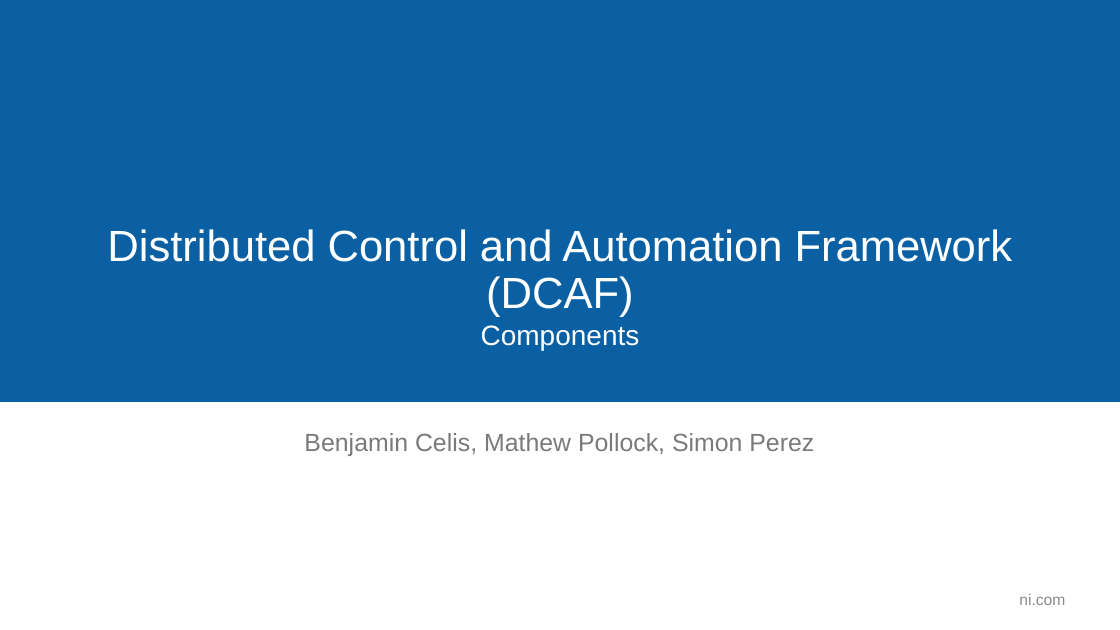
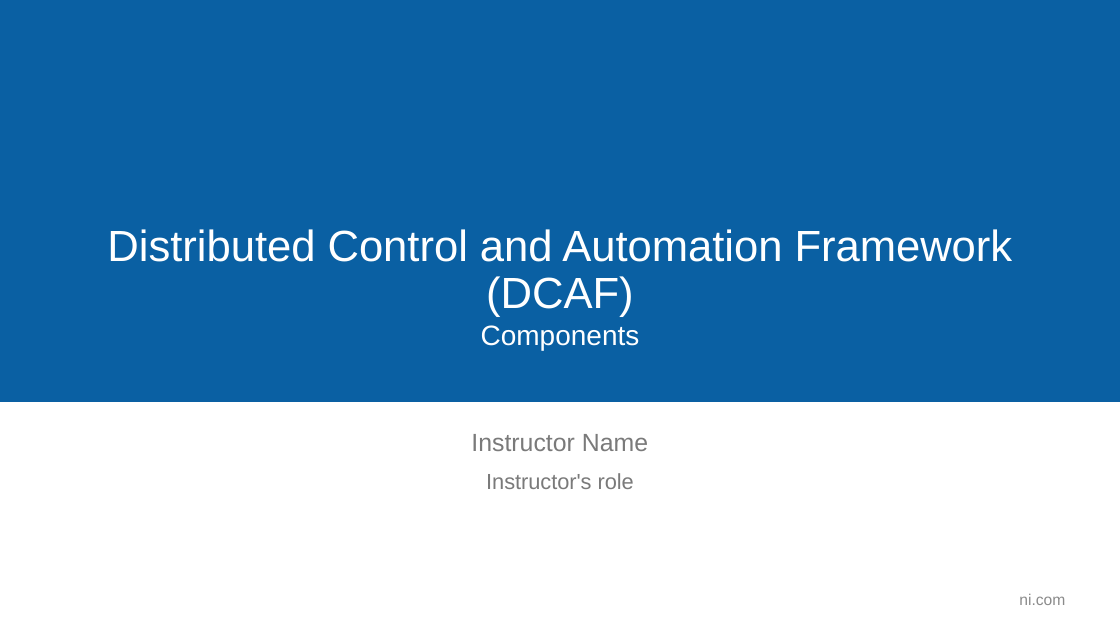
Before and after one commit to LabVIEW-DCAF/Documentation, a slide deck: slide 1 of Trunk/Getting Started Material/DCAF Training/3 DCAF Components.pptx. Drawn at 1120x630 pixels with LibreOffice and Linux fonts; fonts in the diff are those of the drawing; background and template pictures are left out. Boxes give left, top, right and bottom in pixels: in the first picture for what was removed or moved away, otherwise in the second. Text is boxed around its words. In the diff, an @@ line names an element or a change of style, - is before the commit and + after.

Commit message:
Updated DCAF Components Presentation to fix issue 93

```diff
--- a/Trunk/Getting Started Material/DCAF Training/3 DCAF Components.pptx
+++ b/Trunk/Getting Started Material/DCAF Training/3 DCAF Components.pptx
@@ text at (471,434,648,451): text changed @@
-Benjamin Celis, Mathew Pollock, Simon Perez
+Instructor Name
@@ text added at (486,473,634,489), 18.7 pt, text #7A7A7A @@
+Instructor's role
```
Also in this commit, not shown: 7 other slides changed, 21 slides added, 1 slide removed.
